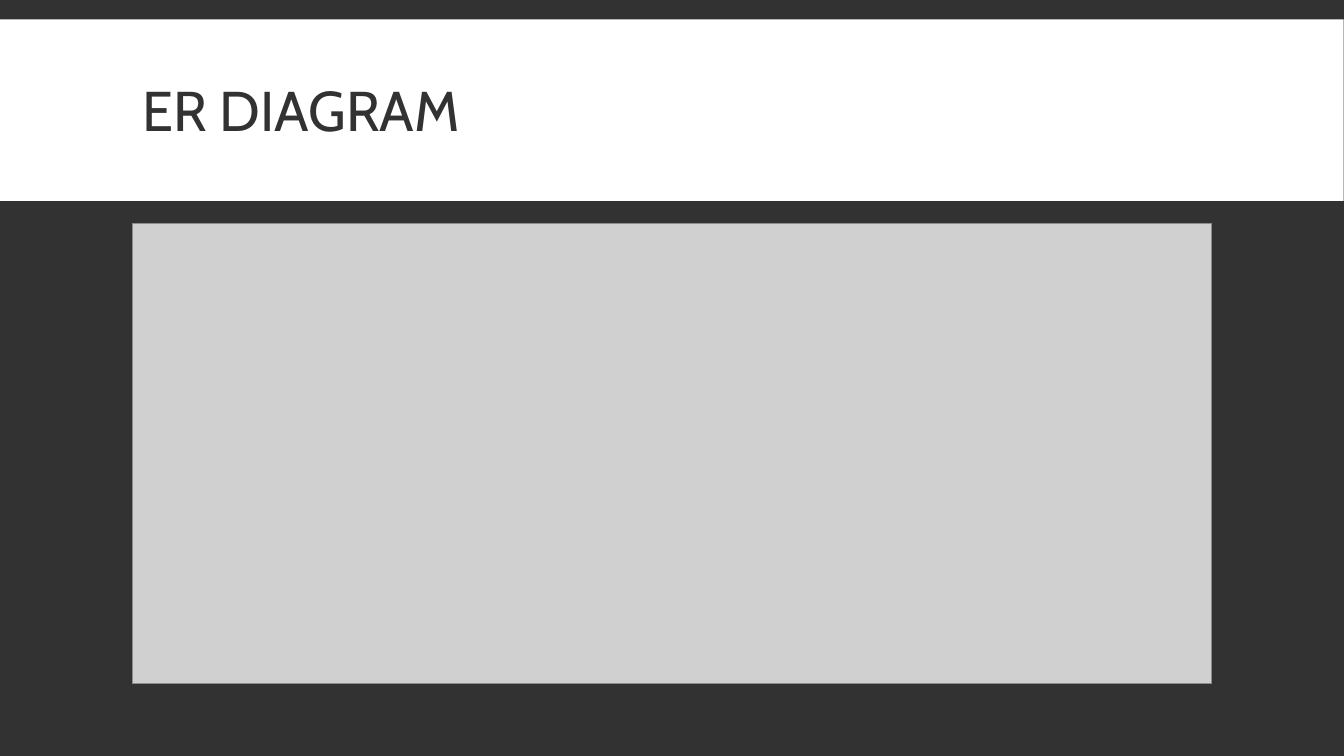
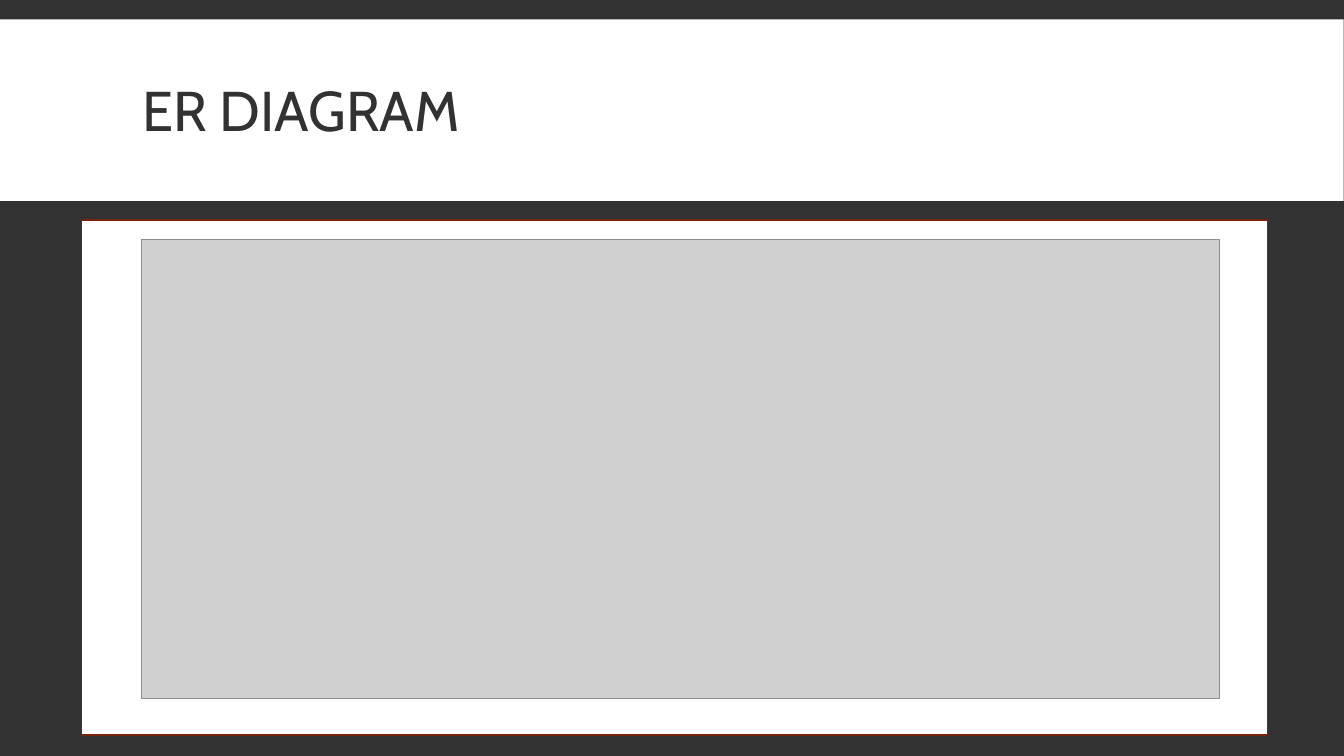
Before and after one commit to tomasbm07/Projeto-BD, a slide deck: slide 8 of Apresentação/Apresentação.pptx. Drawn at 1344x756 pixels with LibreOffice and Linux fonts; fonts in the diff are those of the drawing; grey boxes stand for pictures. Boxes give left, top, right and bottom in pixels: in the first picture for what was removed or moved away, otherwise in the second. Text is boxed around its words. In the diff, an @@ line names an element or a change of style, - is before the commit and + after.

```diff
--- a/Apresentação/Apresentação.pptx
+++ b/Apresentação/Apresentação.pptx
@@ rectangle added at (82,220,1268,735), fill #FFFFFF, outline #7A240B 1 pt @@
@@ picture: place and size @@
-picture at (133,224,1212,683)
+picture at (141,239,1220,698)
```
Also in this commit, not shown: 4 other slides changed, 1 slide added, 1 slide removed.
